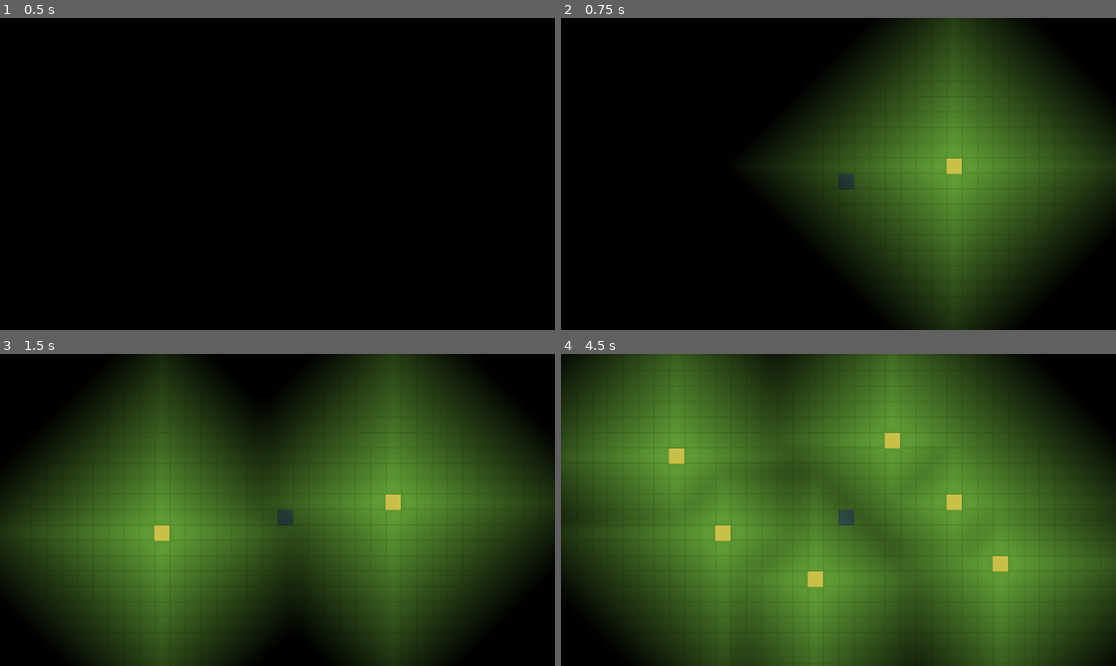
Above: before the commit, frames 1-4 (two rows, left to right).
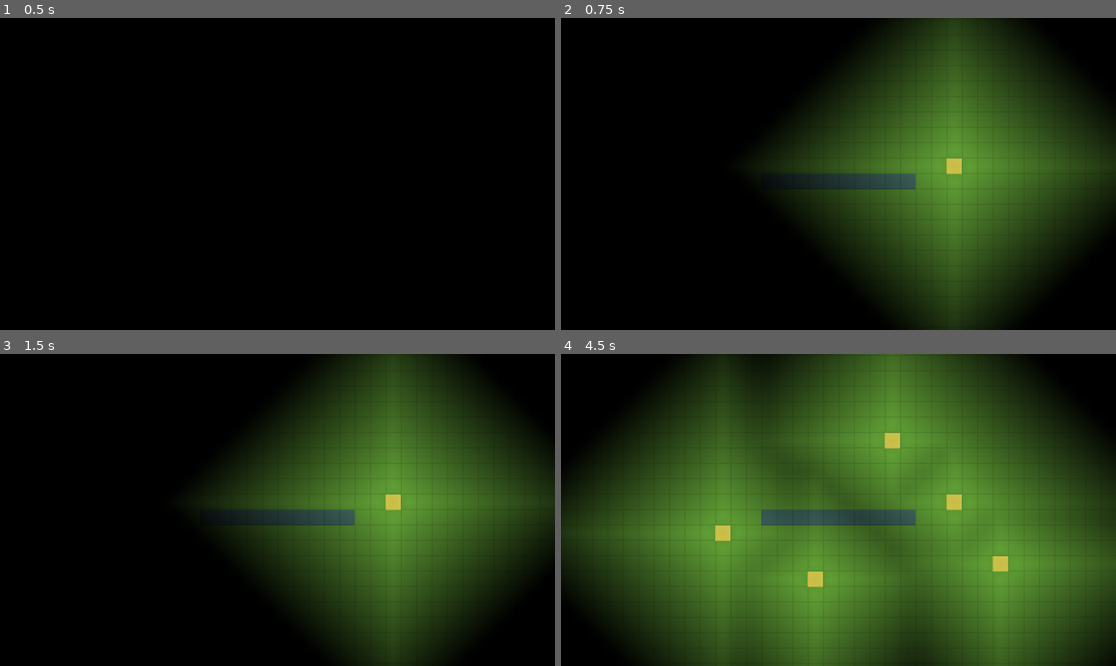
Above: after the commit, the same moments.

Repository: remyj4556/voxel-lighting
Game: Godot game, scene res://2d_grid_test.tscn
Same seed, same stepped clock (60 frames per second), same inputs: the game is played once before the commit and once after it.
Inputs (mouse positions are in pixels of both pictures, inside the frame that each line leads up to):
- Up to frame 1 (0.5 s): no input
- Up to frame 2 (0.75 s): tap Enter at 0.5 s; move the mouse to (960, 158) at 0.52 s; press the mouse at (960, 158) at 0.53 s
- Up to frame 3 (1.5 s): right-click (399, 494) at 0.8 s; tap Space at 1.25 s; move the mouse to (166, 525) at 1.27 s; release the mouse at (166, 525) at 1.28 s; right-click (166, 525) at 1.35 s
- Up to frame 4 (4.5 s): click (727, 525) at 1.55 s; tap Enter at 2, 3.5 s; move the mouse to (894, 441) at 2.02 s; press the mouse at (894, 441) at 2.03 s; right-click (894, 441) at 2.3 s; tap Space at 2.75, 4.25 s; move the mouse to (810, 572) at 2.77 s; release the mouse at (810, 572) at 2.78 s; right-click (810, 572) at 2.85 s; click (810, 572) at 3.05 s; move the mouse to (1005, 556) at 3.52 s; press the mouse at (1005, 556) at 3.53 s; right-click (1005, 556) at 3.8 s; move the mouse to (672, 463) at 4.27 s; release the mouse at (672, 463) at 4.28 s; right-click (672, 463) at 4.35 s

Frame 1 is identical in both runs. In frame 2, 0.5% of the frame differs, in the area x 49-64%, y 50-56%; in frame 3, 37%, in the area x 0-64%, y 0-100%; in frame 4, 14%.

Commit message:
refactor for clarity

Diff:
--- a/2d_grid_test.gd
+++ b/2d_grid_test.gd
@@ -7,36 +7,43 @@
 const MAX_LIGHT_INTENSITY : int = 15
 const LIGHT_FALLOFF : int = 1
 
-const TEST_SCENE = preload("uid://eocwsab8af3x")
+const GRASS : int = 0
+const WALL : int = 1
+const LIGHT : int = 2
 
+var blocks : Dictionary[int, Vector2i] = {
+	GRASS: Vector2i(1,0),
+	WALL: Vector2i(0,1),
+	LIGHT: Vector2i(0,0)
+}
+
+@onready var terrain_tile_map: TerrainTileMap = %TerrainTileMap
 @onready var light_overlay: LightOverlay = %LightOverlay
 @onready var camera_2d: Camera2D = %Camera2D
 
-var grid_scene : TestScene = null
-var light_grid := PackedByteArray()
-var lights: Dictionary[Vector2i, int] # int is dummy value, acts as hashset
+var light_grid := PackedByteArray() # light levels
+var block_grid := PackedByteArray() # block placements
 
 func _ready() -> void:
-	grid_scene = TEST_SCENE.instantiate()
-	self.add_child(grid_scene)
-	grid_scene.position = Vector2i(0,0)
-
 	camera_2d.anchor_mode = Camera2D.ANCHOR_MODE_DRAG_CENTER
 	camera_2d.position = Vector2(WIDTH, HEIGHT) * TILE_SIZE / 2.0
 	camera_2d.zoom = Vector2(2.0, 2.0)
 
-	light_grid.resize(LightTest.WIDTH * LightTest.HEIGHT)
+	light_grid.resize(WIDTH * HEIGHT)
+	block_grid.resize(WIDTH * HEIGHT)
+
+	set_wall_test(10)
 
 	reset_light_values()
 
 func _unhandled_input(event: InputEvent) -> void:
 	if event.is_action_pressed("PlaceLight"):
 		var mouse_pos : Vector2 = get_global_mouse_position()
-		spawn_light(mouse_pos)
+		var tile_pos := Vector2i(floori(mouse_pos.x / TILE_SIZE), floori(mouse_pos.y / TILE_SIZE))
+		place_block(tile_pos, LIGHT)
 		get_viewport().set_input_as_handled()
 	elif event.is_action_pressed("RemoveLight"):
 		var mouse_pos : Vector2 = get_global_mouse_position()
-		spawn_light(mouse_pos)
 		get_viewport().set_input_as_handled()
 
 func reset_light_values() -> void:
@@ -46,28 +53,22 @@
 	light_overlay.push_light()
 
 func update_light_values(update_source: Vector2i) -> void:
-	if lights.has(update_source):
-		flood_fill(update_source, MAX_LIGHT_INTENSITY, LIGHT_FALLOFF)
+	# if update_source is a light block
+	flood_fill(update_source, MAX_LIGHT_INTENSITY, LIGHT_FALLOFF)
 
-func spawn_light(mouse_pos: Vector2) -> void:
-	if (!grid_scene):
-		print("No test scene")
-		return
+func place_block(pos: Vector2i, block_id: int) -> void:
+	block_grid[pos.y * WIDTH + pos.x] = block_id
+	terrain_tile_map.draw_tile(pos, 0, blocks[block_id])
 
-	var tile_coord := Vector2i(floori(mouse_pos.x / TILE_SIZE), floori(mouse_pos.y / TILE_SIZE))
-	grid_scene.draw_tile(tile_coord, 0, grid_scene.LIGHT)
-	lights[tile_coord] = 1
-	update_light_values(tile_coord)
+	if block_id == LIGHT:
+		update_light_values(pos)
 
-func remove_light(mouse_pos: Vector2) -> void:
-	pass
-
-func flood_fill(position: Vector2i, start_intensity: int, falloff: int) -> void:
+func flood_fill(pos: Vector2i, start_intensity: int, falloff: int) -> void:
 	if start_intensity > MAX_LIGHT_INTENSITY:
 		return
 
 	var bfs_array : Array[Array]
-	bfs_array.push_back([position, start_intensity])
+	bfs_array.push_back([pos, start_intensity])
 	while not bfs_array.is_empty():
 		var curr : Array = bfs_array.pop_front()
 		var coord : Vector2i = curr[0]
@@ -92,9 +93,24 @@
 				bfs_array.push_back([Vector2i(nx, ny), next_intensity])
 	light_overlay.push_light()
 
-func get_light_level(c: Vector2i) -> int:
-	return light_grid[c.y * WIDTH + c.x]
+func get_light_level(pos: Vector2i) -> int:
+	return light_grid[pos.y * WIDTH + pos.x]
 
-func set_light_level(c: Vector2i, v: int) -> void:
-	light_grid[c.y * WIDTH + c.x] = v
-	light_overlay.set_light(c, float(v) / MAX_LIGHT_INTENSITY)
+func set_light_level(pos: Vector2i, value: int) -> void:
+	light_grid[pos.y * WIDTH + pos.x] = value
+	light_overlay.set_light(pos, float(value) / MAX_LIGHT_INTENSITY)
+
+# Test Environment Setups --------------------
+func set_grass() -> void:
+	for i in range(WIDTH):
+		for j in range(HEIGHT):
+			place_block(Vector2i(i,j), GRASS)
+
+func set_single_block_test() -> void:
+	set_grass()
+	place_block(Vector2i(WIDTH / 2, HEIGHT / 2), WALL)
+
+func set_wall_test(length: int) -> void:
+	set_grass()
+	for i in range(-length/2, length/2):
+		place_block(Vector2i(WIDTH / 2 + i, HEIGHT / 2), WALL)
--- a/2d_grid_test.tscn
+++ b/2d_grid_test.tscn
@@ -2,6 +2,17 @@
 
 [ext_resource type="Script" uid="uid://c52qd3apfn37q" path="res://light_overlay.gd" id="1_af8tm"]
 [ext_resource type="Script" uid="uid://bgmdkpmh7gv4k" path="res://2d_grid_test.gd" id="1_imc23"]
+[ext_resource type="Texture2D" uid="uid://b1t4nyl2x5cw" path="res://spritesheet.png" id="3_nott1"]
+[ext_resource type="Script" uid="uid://brle11r3v8wgv" path="res://terrain_tilemap.gd" id="4_poa77"]
+
+[sub_resource type="TileSetAtlasSource" id="TileSetAtlasSource_ia1lp"]
+texture = ExtResource("3_nott1")
+0:0/0 = 0
+1:0/0 = 0
+0:1/0 = 0
+
+[sub_resource type="TileSet" id="TileSet_imc23"]
+sources/0 = SubResource("TileSetAtlasSource_ia1lp")
 
 [node name="Node2D" type="Node2D" unique_id=61349667]
 script = ExtResource("1_imc23")
@@ -12,3 +23,8 @@
 [node name="LightOverlay" type="Sprite2D" parent="." unique_id=203417429]
 unique_name_in_owner = true
 script = ExtResource("1_af8tm")
+
+[node name="TerrainTileMap" type="TileMapLayer" parent="." unique_id=2125155554]
+unique_name_in_owner = true
+tile_set = SubResource("TileSet_imc23")
+script = ExtResource("4_poa77")
--- /dev/null
+++ b/terrain_tilemap.gd
@@ -0,0 +1,6 @@
+class_name TerrainTileMap
+extends TileMapLayer
+
+func draw_tile(grid_coords: Vector2i, source_id: int, atlas_coords: Vector2i) -> void:
+	if (grid_coords.x >= 0 and grid_coords.x < LightTest.WIDTH and grid_coords.y >= 0 and grid_coords.y < LightTest.HEIGHT):
+		set_cell(grid_coords, source_id, atlas_coords)
--- a/test_scene.gd
+++ /dev/null
@@ -1,22 +0,0 @@
-class_name TestScene
-extends TileMapLayer
-
-const GRASS := Vector2i(1, 0)
-const WALL := Vector2i(0, 1)
-const LIGHT := Vector2i(0, 0)
-
-func _init() -> void:
-	paint_grass()
-	draw_single_block_test()
-
-func paint_grass() -> void:
-	for i in range(LightTest.WIDTH):
-		for j in range(LightTest.HEIGHT):
-			draw_tile(Vector2i(j,i), 0, GRASS)
-
-func draw_single_block_test() -> void:
-	draw_tile(Vector2i(LightTest.WIDTH / 2, LightTest.HEIGHT / 2), 0, WALL)
-
-func draw_tile(grid_coords: Vector2i, source_id: int, atlas_coords: Vector2i) -> void:
-	if (grid_coords.x >= 0 and grid_coords.x < LightTest.WIDTH and grid_coords.y >= 0 and grid_coords.y < LightTest.HEIGHT):
-		set_cell(grid_coords, source_id, atlas_coords)
--- a/test_scene.tscn
+++ /dev/null
@@ -1,17 +0,0 @@
-[gd_scene format=3 uid="uid://eocwsab8af3x"]
-
-[ext_resource type="Texture2D" uid="uid://b1t4nyl2x5cw" path="res://spritesheet.png" id="1_ia1lp"]
-[ext_resource type="Script" uid="uid://brle11r3v8wgv" path="res://test_scene.gd" id="2_sasra"]
-
-[sub_resource type="TileSetAtlasSource" id="TileSetAtlasSource_ia1lp"]
-texture = ExtResource("1_ia1lp")
-0:0/0 = 0
-1:0/0 = 0
-0:1/0 = 0
-
-[sub_resource type="TileSet" id="TileSet_imc23"]
-sources/0 = SubResource("TileSetAtlasSource_ia1lp")
-
-[node name="TestScene" type="TileMapLayer" unique_id=2125155554]
-tile_set = SubResource("TileSet_imc23")
-script = ExtResource("2_sasra")
Renamed: test_scene.gd.uid -> terrain_tilemap.gd.uid
